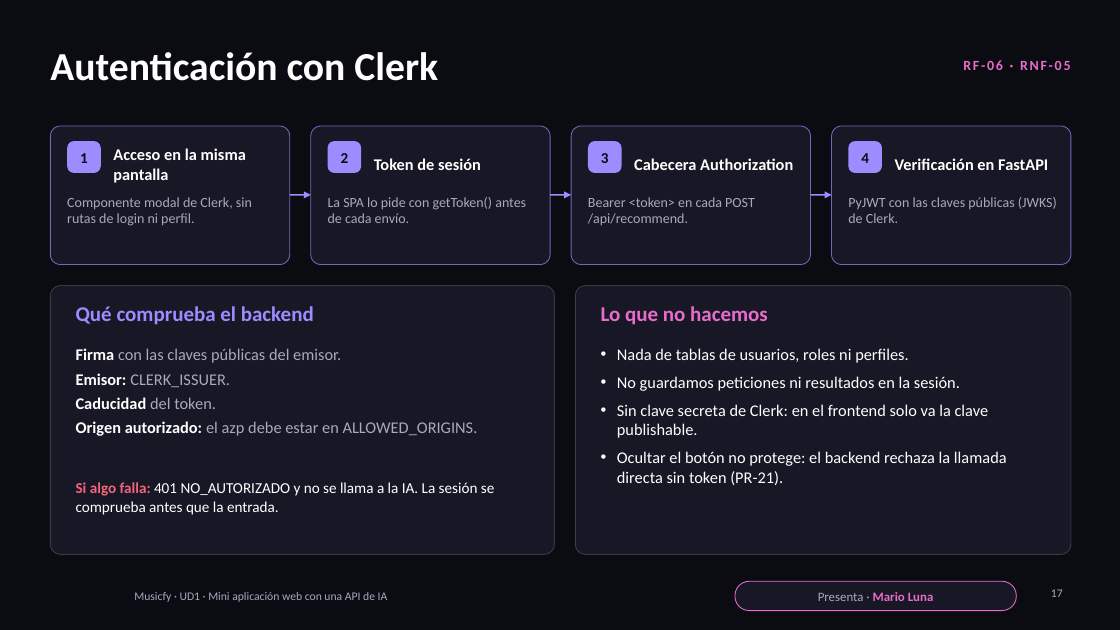
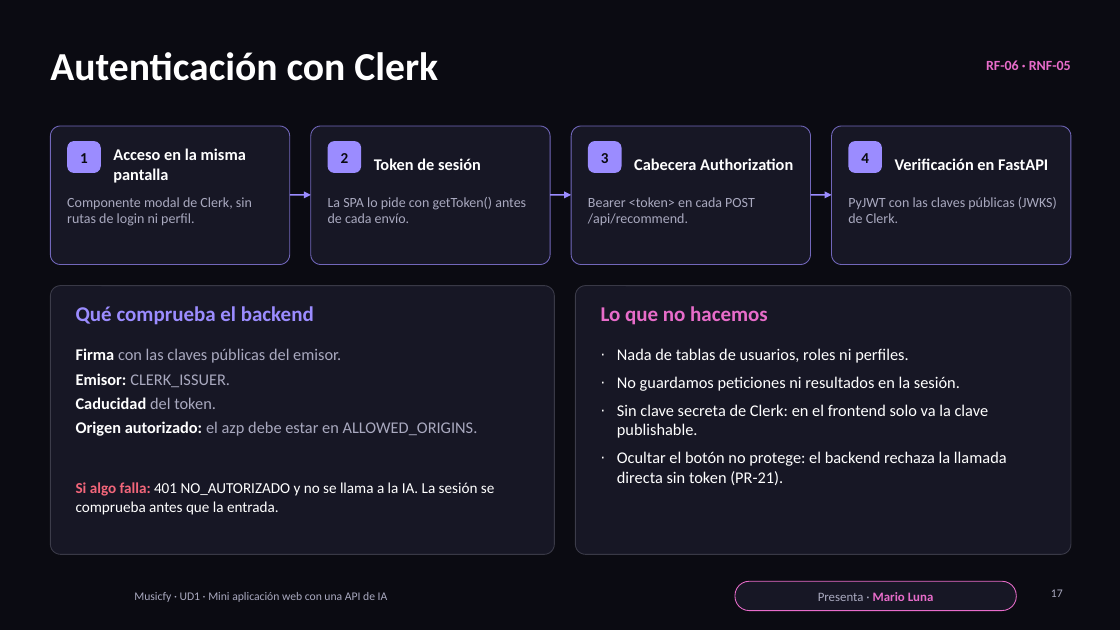
Before and after one commit to N13T4C0/ProyectoWebIA, a slide deck: slide 17 of presentacion/Musicfy-Presentacion.pptx. Drawn at 1120x630 pixels with LibreOffice and Linux fonts; fonts in the diff are those of the drawing; background and template pictures are left out. Boxes give left, top, right and bottom in pixels: in the first picture for what was removed or moved away, otherwise in the second. Text is boxed around its words. In the diff, an @@ line names an element or a change of style, - is before the commit and + after.

```diff
--- a/presentacion/Musicfy-Presentacion.pptx
+++ b/presentacion/Musicfy-Presentacion.pptx
@@ text "RF-06 · RNF-05" at [986, 60, 1071, 70]: letter spacing 1.5 to 0 pt; less space between paragraphs @@
@@ text "Nada de tablas de usuarios, ..." at [617, 348, 1007, 485]: bullet • to ∙; less space between paragraphs @@
```
Also in this commit, not shown: 23 other slides changed.
